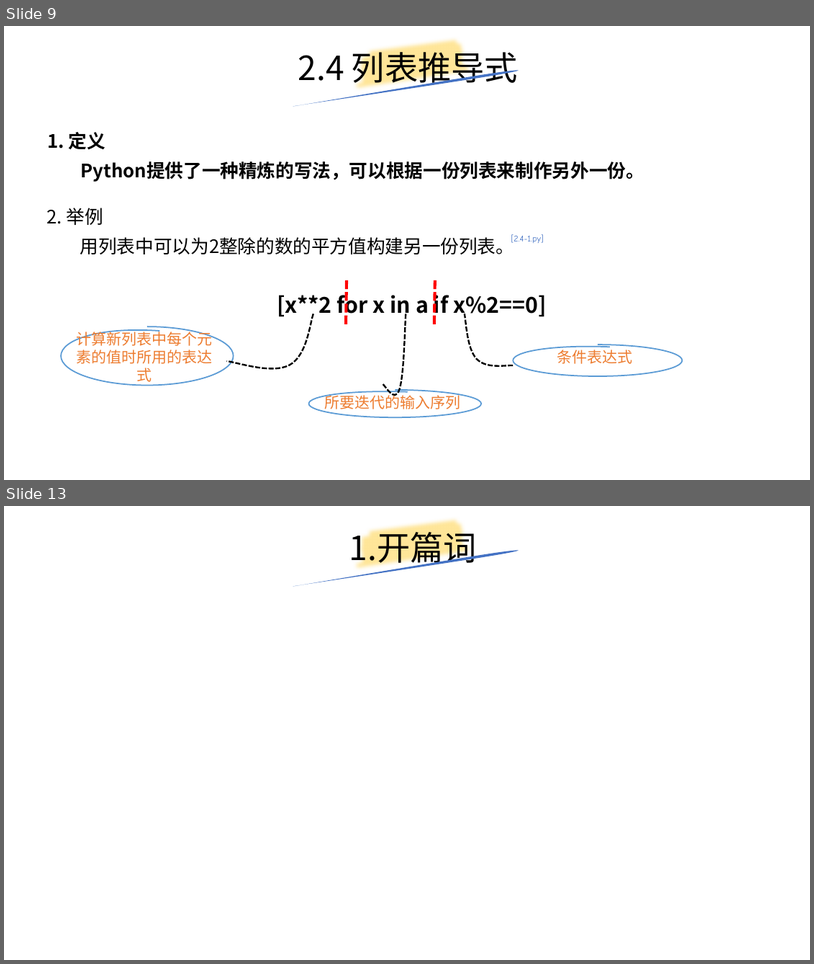
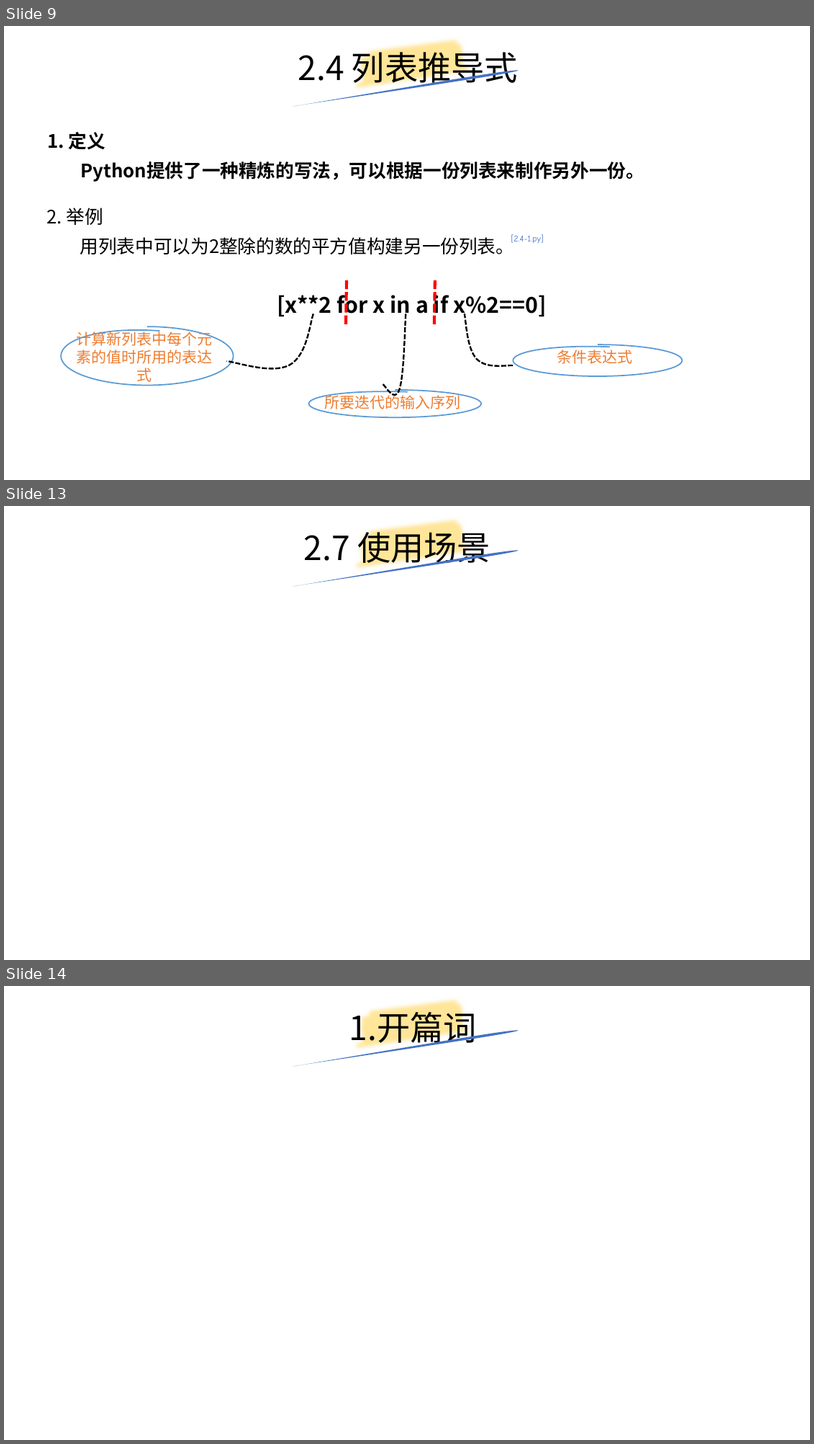
Before and after one commit to yiwenliu/CorePython, a slide deck: PPT/CorePython.pptx. Shown one above the other, each under a label of ours: slides 9 and 13 before the commit, slides 9, 13 and 14 after it; the slides between them are not shown. The pictures are 814x964 and 814x1444 pixels, drawn with LibreOffice and Linux fonts; fonts in the diff are those of the drawing. Boxes give left, top, right and bottom in pixels: in the first picture for what was removed or moved away, otherwise in the second. Text is boxed around its words. In the diff, an @@ line names an element or a change of style, - is before the commit and + after.

```diff
--- a/PPT/CorePython.pptx
+++ b/PPT/CorePython.pptx
@@ slide 13 added at [4,506,810,960], background #FFFFFF @@
@@ title added at [304,526,491,569], 39.6 pt, text #000000 @@
+2.7 使用场景
@@ freeform shape added at [352,506,476,586], outline #FFE699 16 pt @@
@@ freeform shape added at [292,549,520,586], fill #4472C4 @@
@@ what was slide 13 is now slide 14 @@
```
Also in this commit, not shown: 3 slides changed, 3 other slides added, 3 slides removed, 6 other files.
